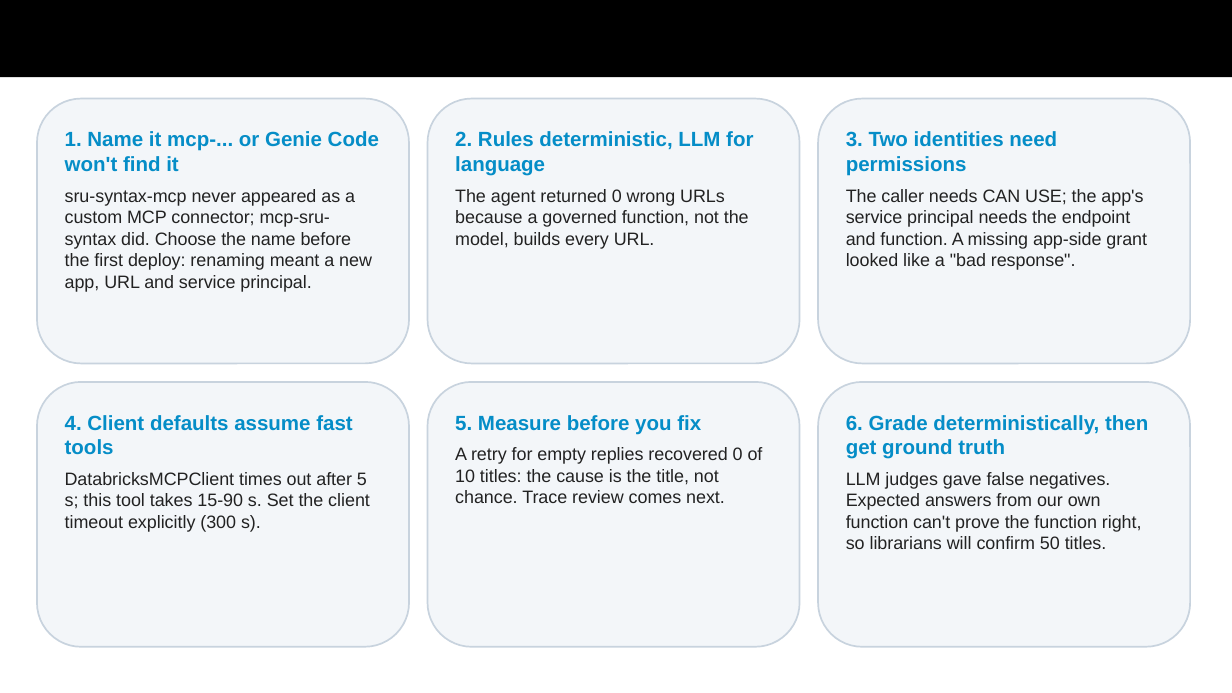
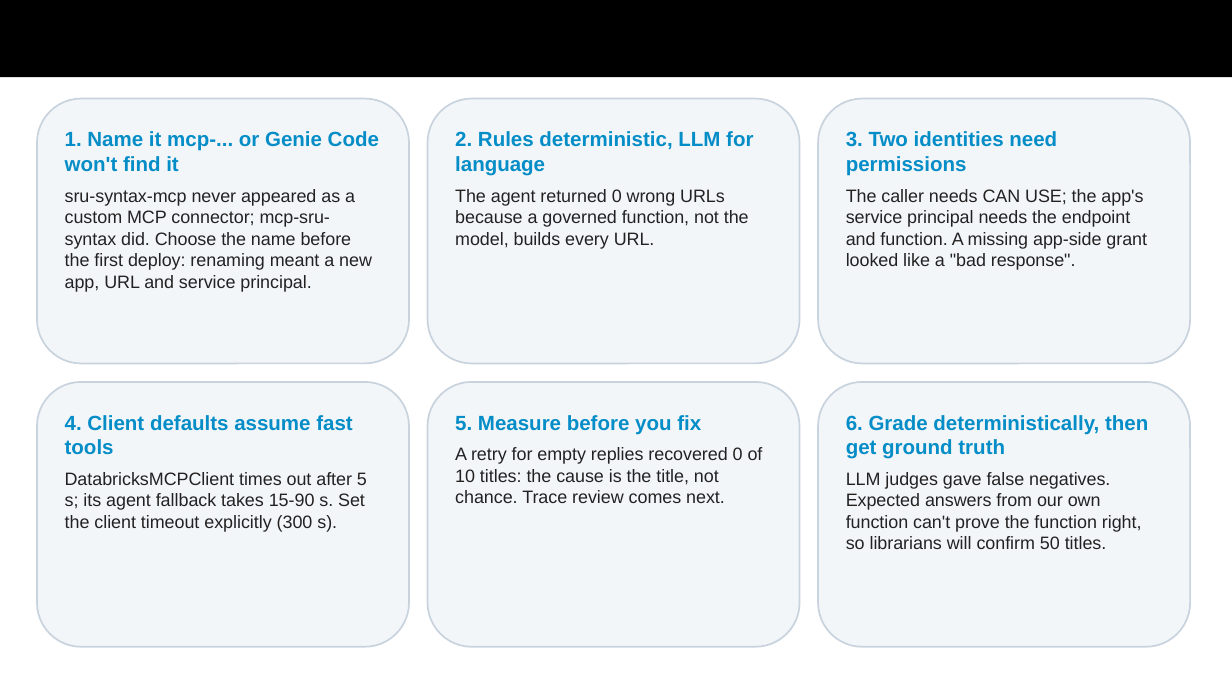
Before and after one commit to AmandaZXu-USDA/NAL, a slide deck: slide 12 of submission/GSA-MCP-Hackathon-mcp-sru-syntax.pptx. Drawn at 1232x693 pixels with LibreOffice and Linux fonts; fonts in the diff are those of the drawing. Boxes give left, top, right and bottom in pixels: in the first picture for what was removed or moved away, otherwise in the second. Text is boxed around its words. In the diff, an @@ line names an element or a change of style, - is before the commit and + after.

```diff
--- a/submission/GSA-MCP-Hackathon-mcp-sru-syntax.pptx
+++ b/submission/GSA-MCP-Hackathon-mcp-sru-syntax.pptx
@@ text in rounded rectangle at <box>65,472,367,532</box>: text changed @@
-DatabricksMCPClient times out after 5 s; this tool takes 15-90 s. Set the client timeout explicitly (300 s).
+DatabricksMCPClient times out after 5 s; its agent fallback takes 15-90 s. Set the client timeout explicitly (300 s).
```
Also in this commit, not shown: 2 other slides changed, 3 other files.
